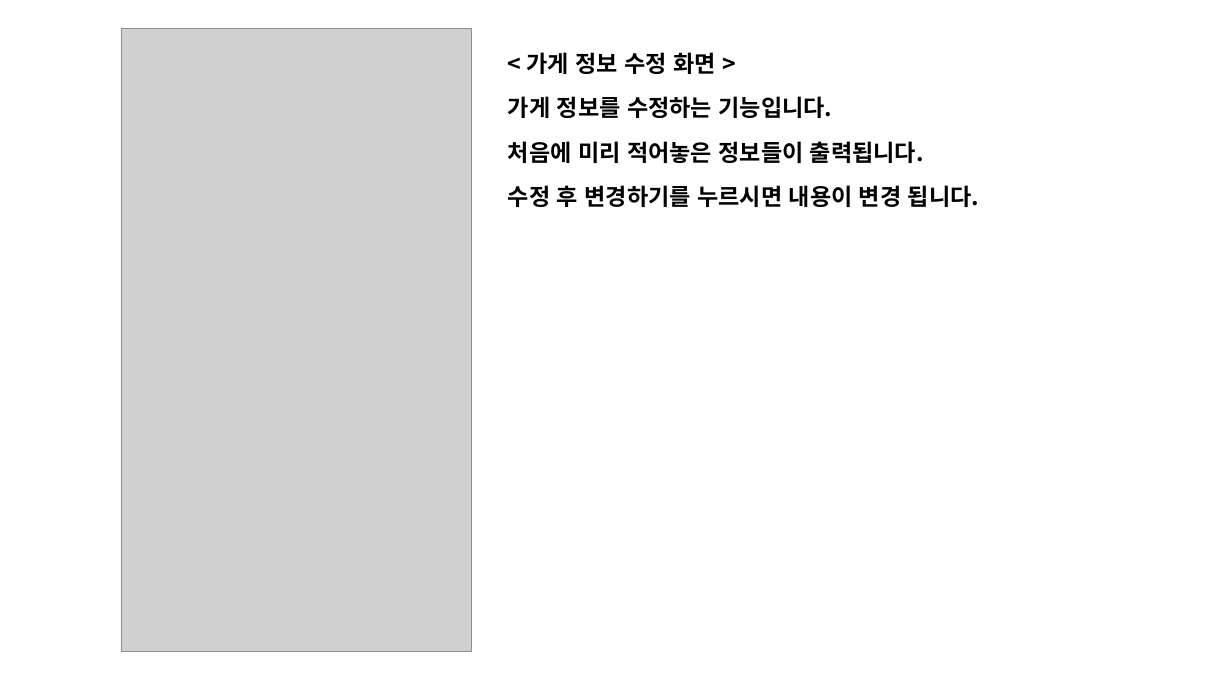
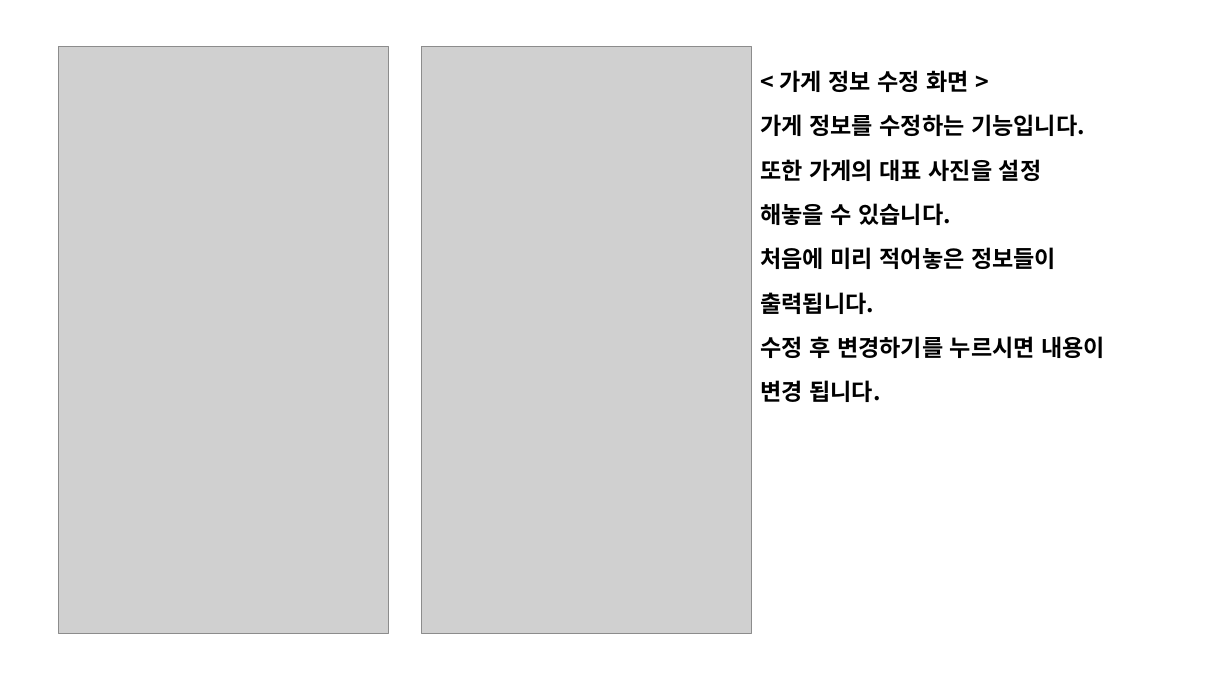
Before and after one commit to hanaset/MNU_APP, a slide deck: slide 7 of MNU_restaurant/소개.pptx. Drawn at 1232x693 pixels with LibreOffice and Linux fonts; fonts in the diff are those of the drawing; grey boxes stand for pictures. Boxes give left, top, right and bottom in pixels: in the first picture for what was removed or moved away, otherwise in the second. Text is boxed around its words. In the diff, an @@ line names an element or a change of style, - is before the commit and + after.

```diff
--- a/MNU_restaurant/소개.pptx
+++ b/MNU_restaurant/소개.pptx
@@ picture: place and size @@
-picture at (122,29,472,652)
+picture at (58,46,388,633)
@@ picture added at (421,46,751,633) @@
@@ text "< 가게 정보 수정 화면 ...": place and size @@
-text "< 가게 정보 수정 화면 ..." at (508,52,979,207)
+text "< 가게 정보 수정 화면 ..." at (760,70,1105,402)
@@ text at (760,159,1105,402): text changed @@
-처음에 미리 적어놓은 정보들이 출력됩니다.
-수정 후 변경하기를 누르시면 내용이 변경 됩니다.
+또한 가게의 대표 사진을 설정
+해놓을 수 있습니다.
+처음에 미리 적어놓은 정보들이
+출력됩니다.
+수정 후 변경하기를 누르시면 내용이
+변경 됩니다.
```
Also in this commit, not shown: 30 other files.
